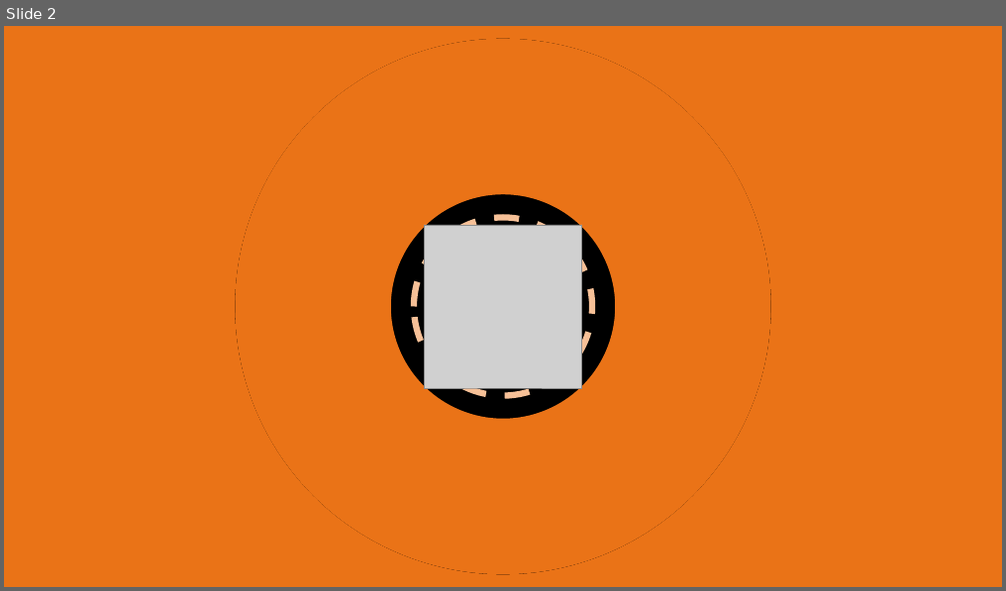
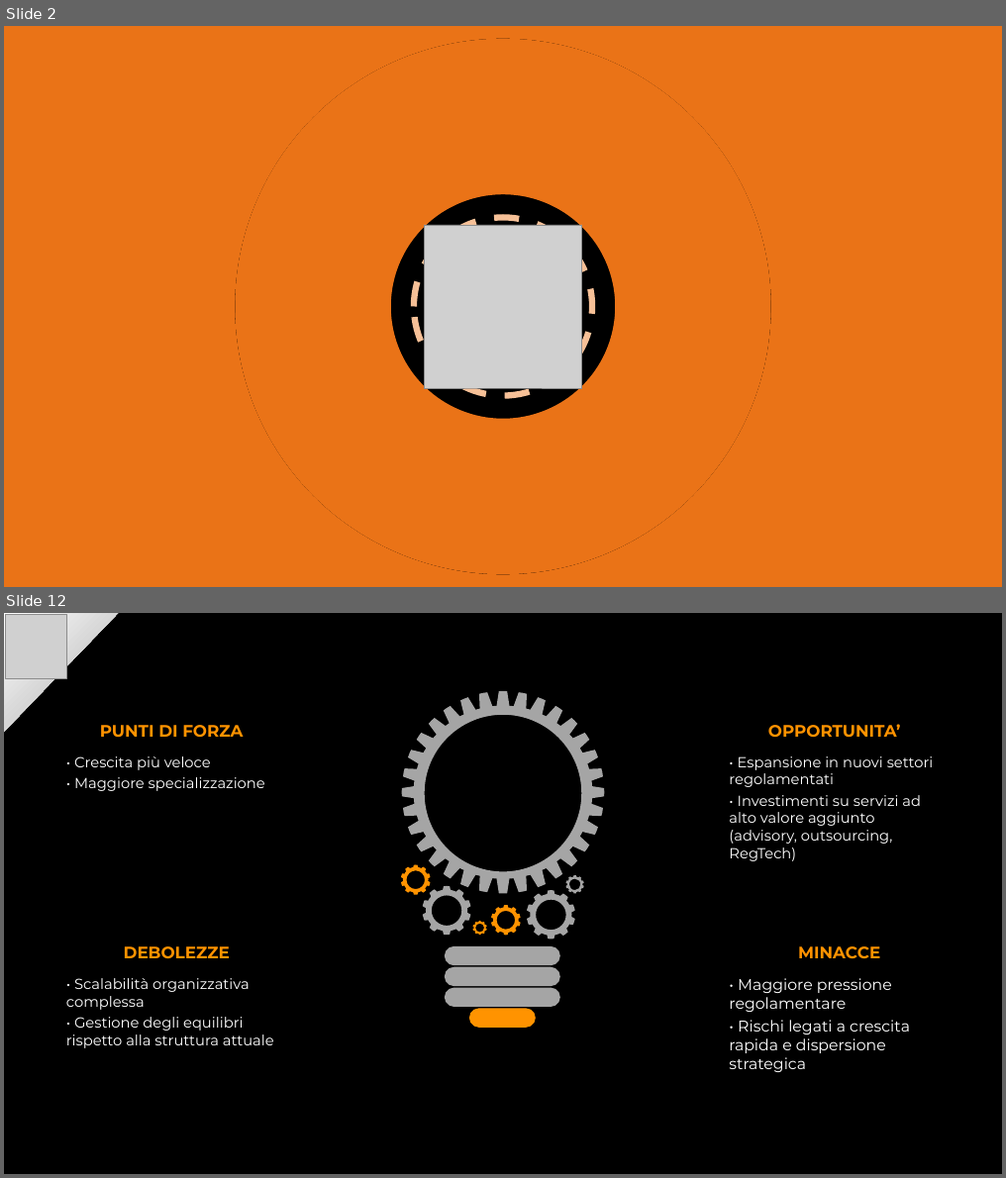
Before and after one commit to andrea4444442/Meta-S.r.l, a slide deck: META copy.pptx. Shown one above the other, each under a label of ours: slide 2 before the commit, slides 2 and 12 after it; the slides between them are not shown. The pictures are 1006x591 and 1006x1178 pixels, drawn with LibreOffice and Linux fonts; fonts in the diff are those of the drawing; grey boxes stand for pictures; background and template pictures are left out. Boxes give left, top, right and bottom in pixels: in the first picture for what was removed or moved away, otherwise in the second. Text is boxed around its words. In the diff, an @@ line names an element or a change of style, - is before the commit and + after.

```diff
--- a/META copy.pptx
+++ b/META copy.pptx
@@ slide 12 added at [4, 613, 1002, 1174], background #000000 @@
@@ half frame added at [4, 613, 119, 732], fill gradient #979797 to #D7D7D7 to #FFFFFF @@
@@ picture added at [6, 615, 67, 678] @@
@@ freeform shape added at [402, 691, 604, 894], fill #A5A5A5 @@
@@ text added at [74, 725, 265, 791], 14 pt, text #FFFFFF @@
+PUNTI DI FORZA
+• Crescita più veloce
+• Maggiore specializzazione
@@ text added at [729, 724, 934, 861], 14 pt, text #FFFFFF @@
+OPPORTUNITA’
+• Espansione in nuovi settori regolamentati
+• Investimenti su servizi ad alto valore aggiunto (advisory, outsourcing, RegTech)
@@ freeform shape added at [401, 865, 430, 895], fill #FF9300 @@
@@ freeform shape added at [566, 875, 584, 894], fill #A5A5A5 @@
@@ freeform shape added at [423, 886, 470, 935], fill #A5A5A5 @@
@@ freeform shape added at [491, 905, 521, 935], fill #FF9300 @@
@@ freeform shape added at [528, 891, 575, 940], fill #A5A5A5 @@
@@ freeform shape added at [472, 921, 487, 935], fill #FF9300 @@
@@ text added at [66, 947, 274, 1049], 14 pt, text #FFFFFF @@
+DEBOLEZZE
+• Scalabilità organizzativa complessa
+• Gestione degli equilibri rispetto alla struttura attuale
@@ rounded rectangle added at [445, 947, 560, 966], fill #A5A5A5 @@
@@ rounded rectangle added at [445, 967, 560, 986], fill #A5A5A5 @@
@@ text added at [729, 947, 910, 1072], 15 pt, text #FFFFFF @@
+MINACCE
+• Maggiore pressione regolamentare
+• Rischi legati a crescita rapida e dispersione strategica
@@ rounded rectangle added at [445, 988, 560, 1008], fill #A5A5A5 @@
@@ rounded rectangle added at [469, 1008, 537, 1028], fill #FF9300 @@
```
Also in this commit, not shown: 9 slides changed, 6 other slides added, 1 other file.
